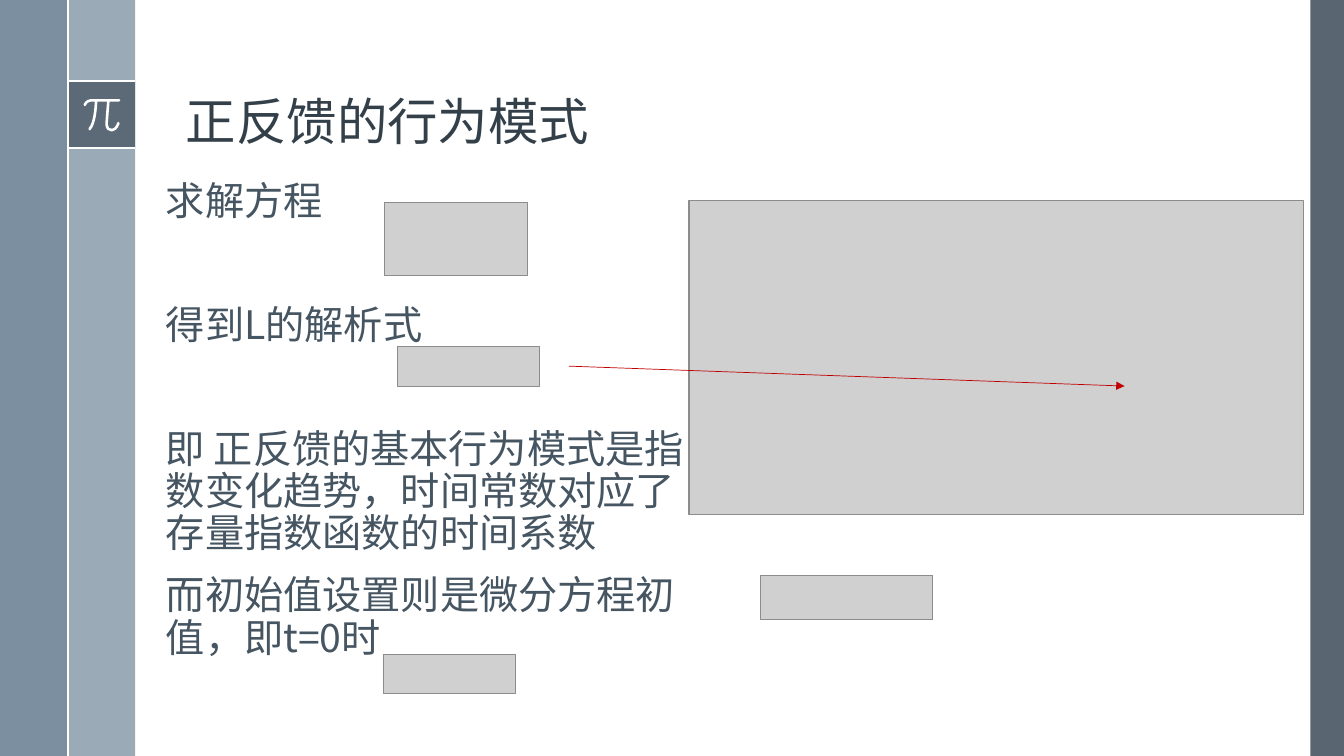
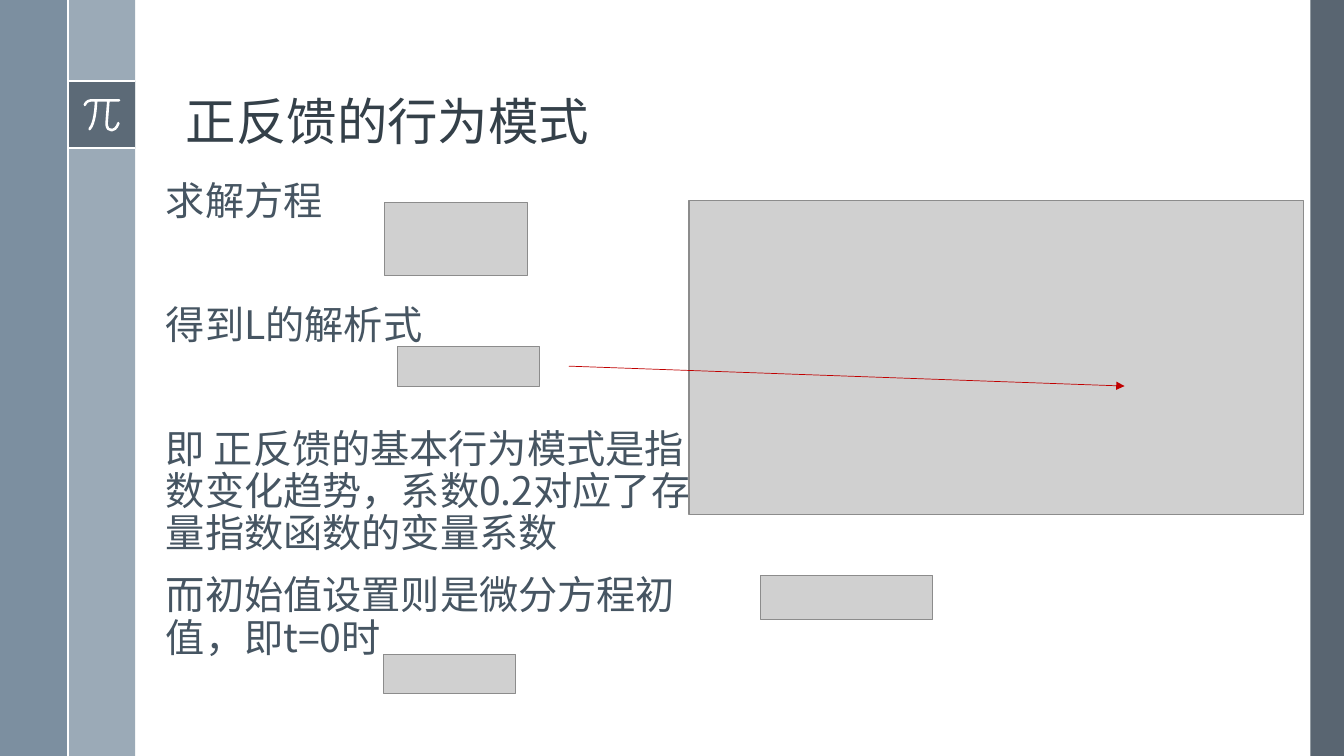
Before and after one commit to exoplanetX/SystemDynamics, a slide deck: slide 6 of 2019系统仿真-8-一阶系统原理+.pptx. Drawn at 1344x756 pixels with LibreOffice and Linux fonts; fonts in the diff are those of the drawing; grey boxes stand for pictures. Boxes give left, top, right and bottom in pixels: in the first picture for what was removed or moved away, otherwise in the second. Text is boxed around its words. In the diff, an @@ line names an element or a change of style, - is before the commit and + after.

```diff
--- a/2019系统仿真-8-一阶系统原理+.pptx
+++ b/2019系统仿真-8-一阶系统原理+.pptx
@@ text at <box>166,430,690,516</box>: text changed @@
-即 正反馈的基本行为模式是指数变化趋势，时间常数对应了存量指数函数的时间系数
+即 正反馈的基本行为模式是指数变化趋势，系数0.2对应了存量指数函数的变量系数
```
Also in this commit, not shown: 8 other slides changed, 1 other file.
